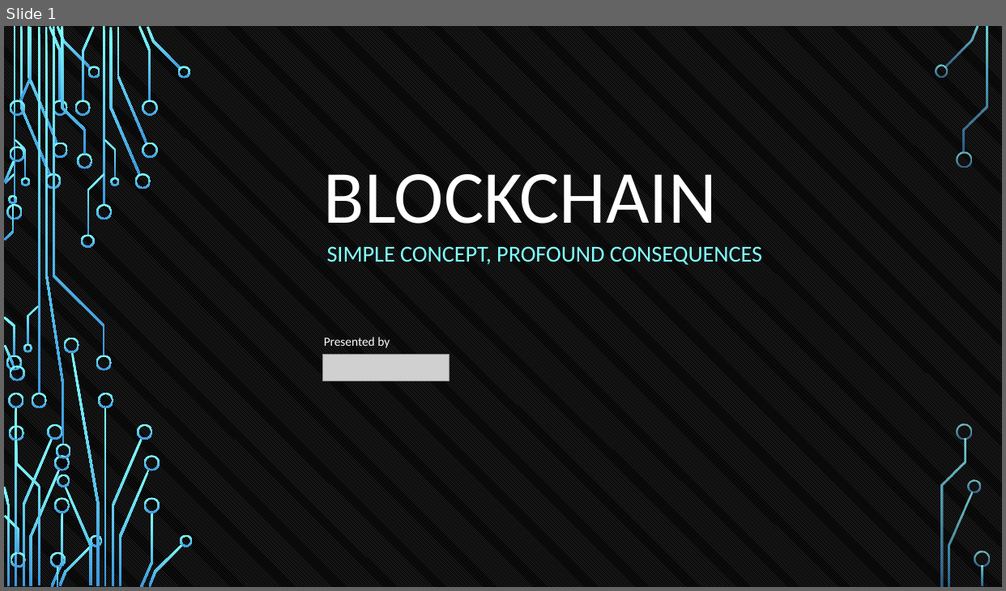
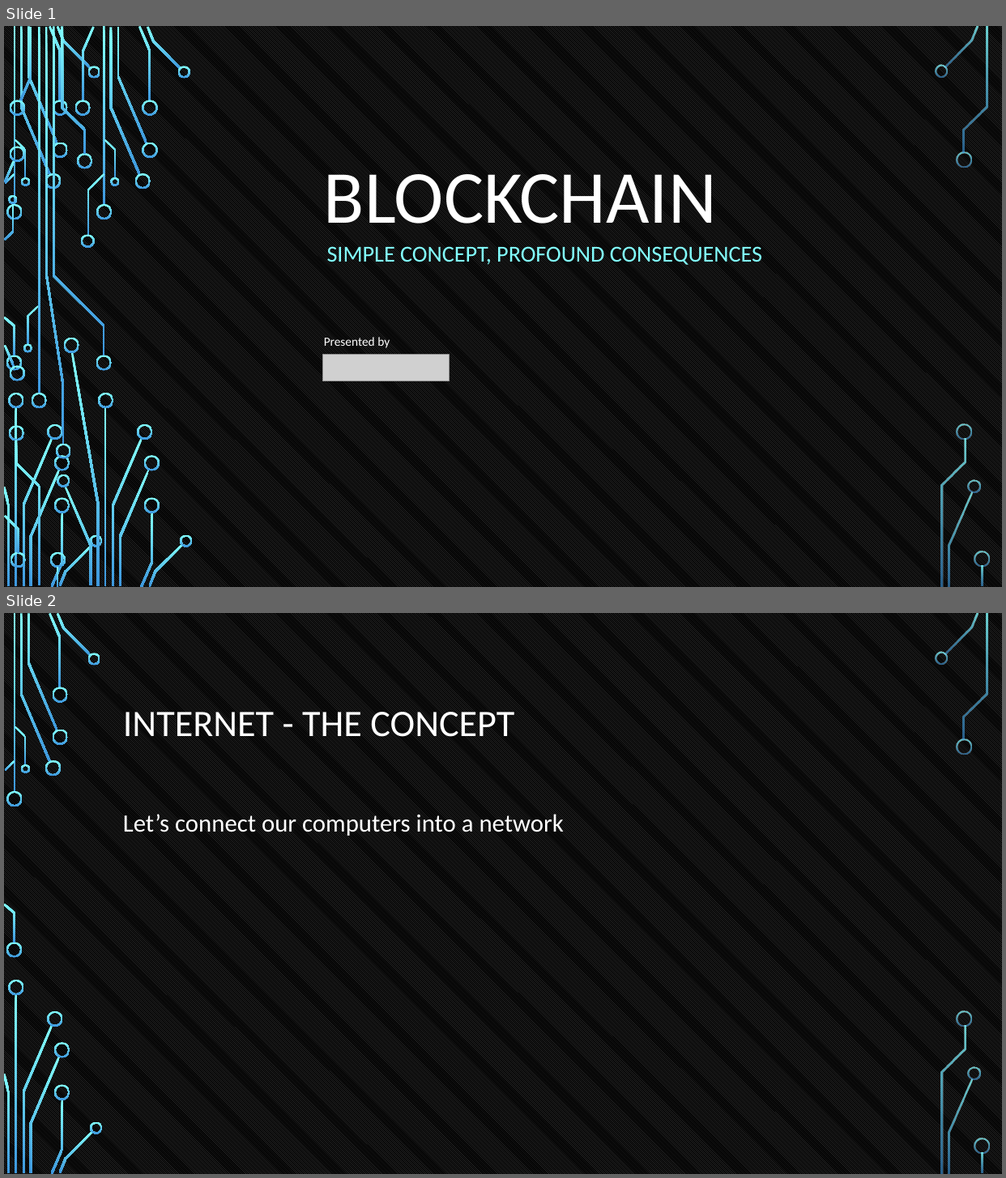
Before and after one commit to tokenika/tokenika.github.io, a slide deck: BrainEmbassy.pptx. Shown one above the other, each under a label of ours: slide 1 before the commit, slides 1 and 2 after it. The pictures are 1006x591 and 1006x1178 pixels, drawn with LibreOffice and Linux fonts; fonts in the diff are those of the drawing; grey boxes stand for pictures; background and template pictures are left out. Boxes give left, top, right and bottom in pixels: in the first picture for what was removed or moved away, otherwise in the second. Text is boxed around its words. In the diff, an @@ line names an element or a change of style, - is before the commit and + after.

```diff
--- a/BrainEmbassy.pptx
+++ b/BrainEmbassy.pptx
@@ slide 2 added at (x1=4, y1=613, x2=1002, y2=1174), background pattern #595959 on #000000; not listed: 36 template elements that a slide beside it also shows @@
@@ title added at (x1=123, y1=712, x2=514, y2=737), 36 pt, text #FFFFFF @@
+INTERNET - THE CONCEPT
@@ text added at (x1=123, y1=814, x2=564, y2=836), 24 pt, text #FFFFFF @@
+Let’s connect our computers into a network
```
Also in this commit, not shown: 2 slides changed.
